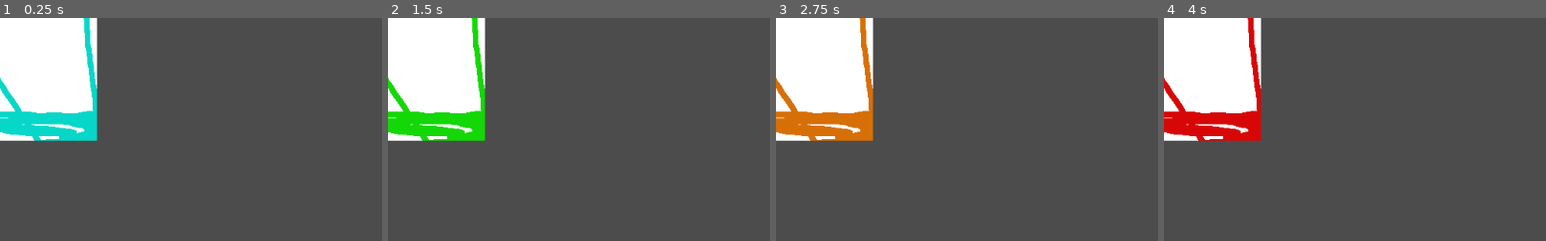
Above: before the commit, frames 1-4 (left to right).
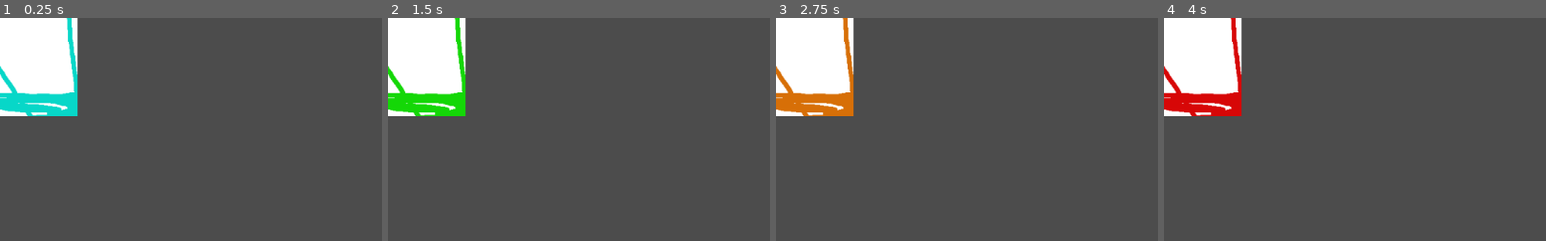
Above: after the commit, the same moments.

Repository: Rajojobar/GAMEJAM-2025
Game: Godot game, scene res://player.tscn
Two runs of this game, one before a commit and one after it. Both use one fixed random seed, a clock stepped at 60 frames per second and the inputs below. The project has no main scene, so this scene is started directly.
Inputs:
- Up to frame 1 (0.25 s): no input
- Up to frame 2 (1.5 s): no input
- Up to frame 3 (2.75 s): no input
- Up to frame 4 (4 s): no input
The pictures show only the part of the screen within x 0-50%, y 0-50%; the shares and areas given below are measured in that part.

The runs differ from the first frame. In frame 1, 7.6% of the frame differs, in the area x 0-26%, y 0-56%; in frame 2, 7.6%; in frame 3, 7.6%; in frame 4, 7.6%.

Commit message:
ajout de la gestion des touches

Diff:
--- a/player.tscn
+++ b/player.tscn
@@ -23,6 +23,8 @@
 [node name="Node2D" type="Node2D"]
 
 [node name="AnimatedSprite" type="AnimatedSprite" parent="."]
+position = Vector2( -1.90735e-06, 3.8147e-06 )
+scale = Vector2( 0.8, 0.8 )
 frames = SubResource( 1 )
 animation = "marche"
 playing = true
--- a/project.godot
+++ b/project.godot
@@ -17,6 +17,15 @@
 
 common/drop_mouse_on_gui_input_disabled=true
 
+[input]
+
+move_right={
+"deadzone": 0.5,
+"events": [ Object(InputEventKey,"resource_local_to_scene":false,"resource_name":"","device":0,"alt":false,"shift":false,"control":false,"meta":false,"command":false,"pressed":false,"scancode":16777233,"physical_scancode":0,"unicode":0,"echo":false,"script":null)
+, Object(InputEventKey,"resource_local_to_scene":false,"resource_name":"","device":0,"alt":false,"shift":false,"control":false,"meta":false,"command":false,"pressed":false,"scancode":32,"physical_scancode":0,"unicode":0,"echo":false,"script":null)
+ ]
+}
+
 [physics]
 
 common/enable_pause_aware_picking=true
